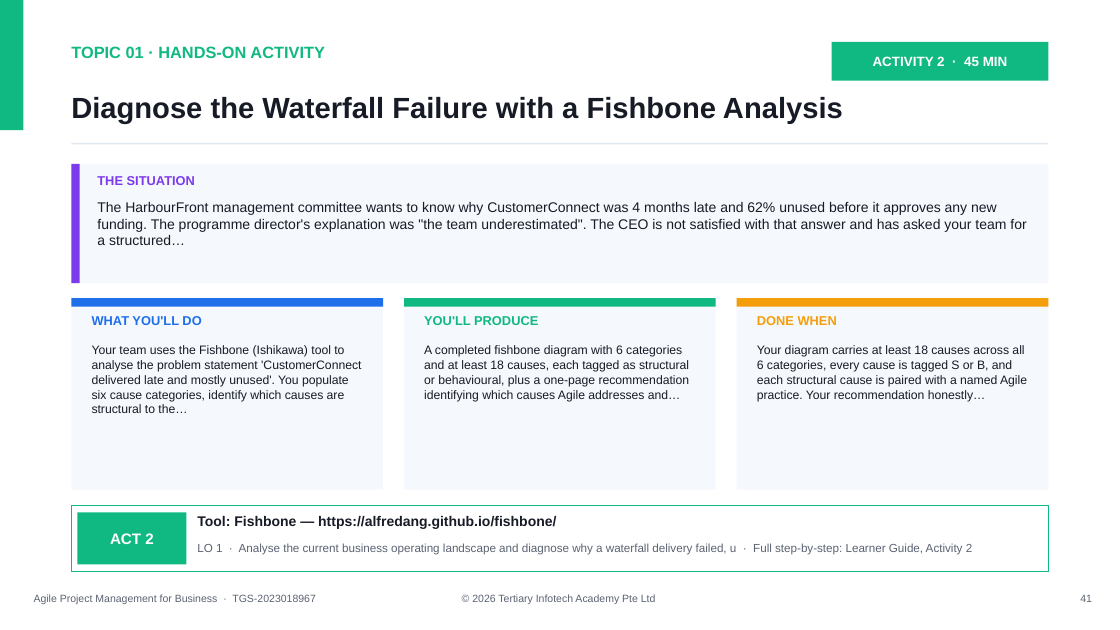
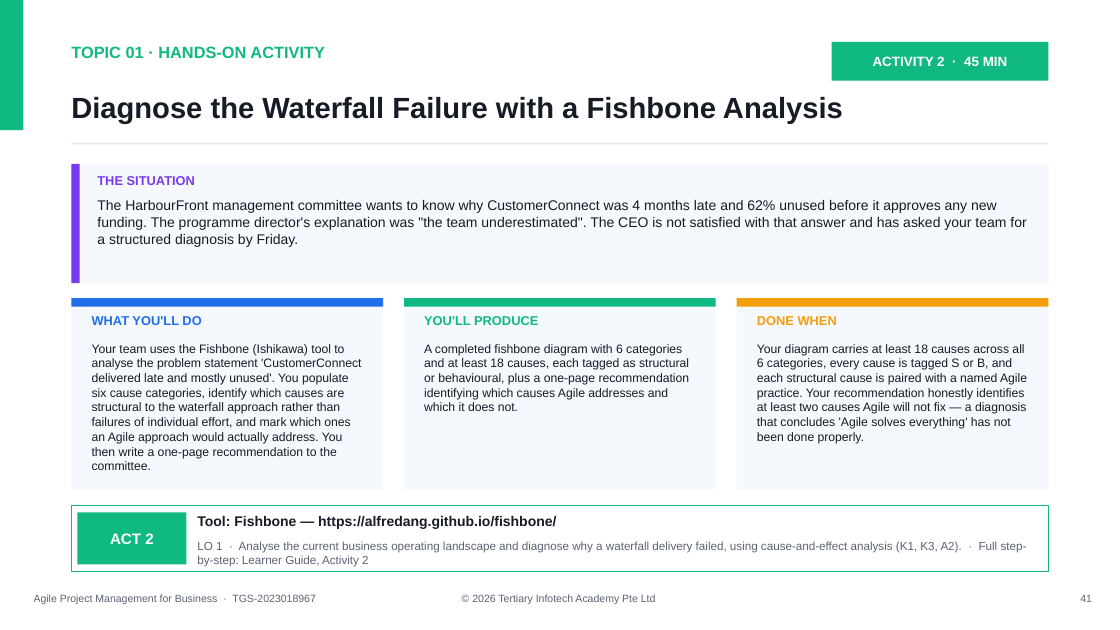
Before and after one commit to tertiarycourses/TGS-2023018967-Agile-Project-Management-for-Business, a slide deck: slide 41 of courseware/WSQ - Master Trainer Slides - Agile Project Management for Business - v9.0.pptx. Drawn at 1120x630 pixels with LibreOffice and Linux fonts; fonts in the diff are those of the drawing. Boxes give left, top, right and bottom in pixels: in the first picture for what was removed or moved away, otherwise in the second. Text is boxed around its words. In the diff, an @@ line names an element or a change of style, - is before the commit and + after.

```diff
--- a/courseware/WSQ - Master Trainer Slides - Agile Project Management for Business - v9.0.pptx
+++ b/courseware/WSQ - Master Trainer Slides - Agile Project Management for Business - v9.0.pptx
@@ text at (x1=97, y1=200, x2=1026, y2=247): text changed @@
-The HarbourFront management committee wants to know why CustomerConnect was 4 months late and 62% unused before it approves any new funding. The programme director's explanation was "the team underestimated". The CEO is not satisfied with that answer and has asked your team for a structured…
+The HarbourFront management committee wants to know why CustomerConnect was 4 months late and 62% unused before it approves any new funding. The programme director's explanation was "the team underestimated". The CEO is not satisfied with that answer and has asked your team for a structured diagnosis by Friday.
@@ text at (x1=92, y1=344, x2=361, y2=470): text changed @@
-Your team uses the Fishbone (Ishikawa) tool to analyse the problem statement 'CustomerConnect delivered late and mostly unused'. You populate six cause categories, identify which causes are structural to the…
+Your team uses the Fishbone (Ishikawa) tool to analyse the problem statement 'CustomerConnect delivered late and mostly unused'. You populate six cause categories, identify which causes are structural to the waterfall approach rather than failures of individual effort, and mark which ones an Agile approach would actually address. You then write a one-page recommendation to the committee.
@@ text at (x1=424, y1=344, x2=690, y2=411): text changed @@
-A completed fishbone diagram with 6 categories and at least 18 causes, each tagged as structural or behavioural, plus a one-page recommendation identifying which causes Agile addresses and…
+A completed fishbone diagram with 6 categories and at least 18 causes, each tagged as structural or behavioural, plus a one-page recommendation identifying which causes Agile addresses and which it does not.
@@ text at (x1=757, y1=344, x2=1027, y2=444): text changed @@
-Your diagram carries at least 18 causes across all 6 categories, every cause is tagged S or B, and each structural cause is paired with a named Agile practice. Your recommendation honestly…
+Your diagram carries at least 18 causes across all 6 categories, every cause is tagged S or B, and each structural cause is paired with a named Agile practice. Your recommendation honestly identifies at least two causes Agile will not fix — a diagnosis that concludes 'Agile solves everything' has not been done properly.
@@ text at (x1=197, y1=541, x2=1027, y2=567): text changed @@
-LO 1 · Analyse the current business operating landscape and diagnose why a waterfall delivery failed, u · Full step-by-step: Learner Guide, Activity 2
+LO 1 · Analyse the current business operating landscape and diagnose why a waterfall delivery failed, using cause-and-effect analysis (K1, K3, A2). · Full step-by-step: Learner Guide, Activity 2
```
Also in this commit, not shown: 27 other slides changed, 34 other files.
